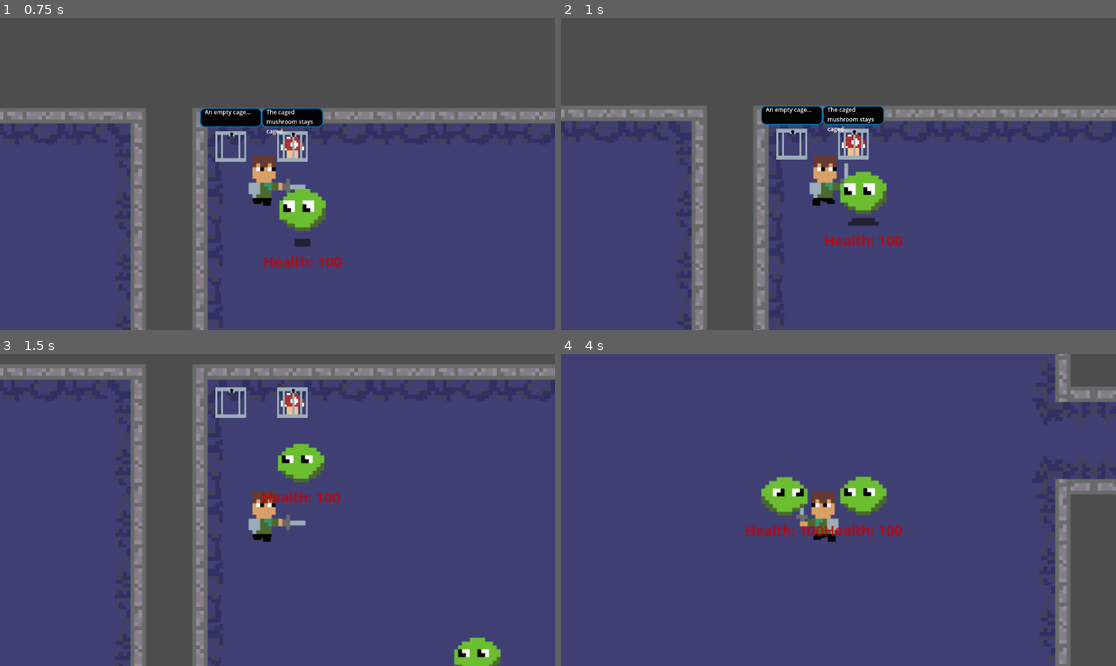
Above: before the commit, frames 1-4 (two rows, left to right).
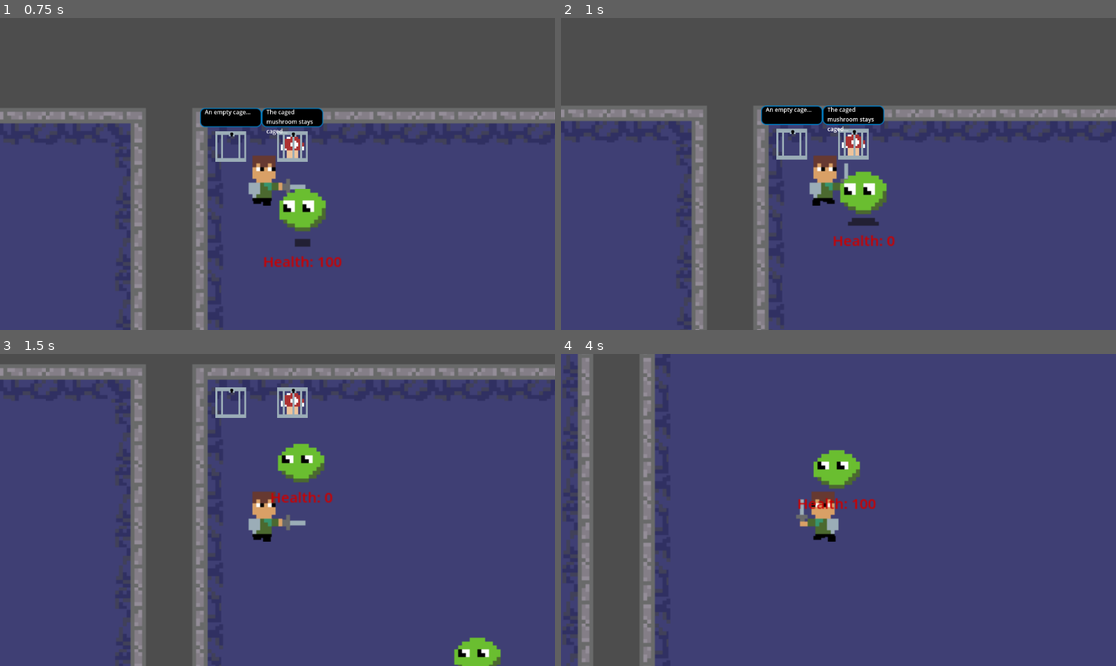
Above: after the commit, the same moments.

Repository: beml201/dungeon_game1
Game: Godot game, scene res://scenes/main.tscn
The game is run twice, just before and just after one commit, with the same random seed, the same clock (stepped at 60 frames per second) and the same inputs.
Inputs (mouse positions are in pixels of both pictures, inside the frame that each line leads up to):
- Up to frame 1 (0.75 s): move the mouse to (399, 158) at 0.52 s; hold D (right) from 0.53 s (still down); click (399, 158) at 0.6 s
- Up to frame 2 (1 s): keep holding D (right)
- Up to frame 3 (1.5 s): move the mouse to (166, 525) at 1.27 s; release D (right) at 1.28 s; hold S (down) from 1.28 s (still down); click (166, 525) at 1.35 s
- Up to frame 4 (4 s): move the mouse to (894, 441) at 2.02 s; release S (down) at 2.03 s; hold D (right) 2.03-2.78 s; click (894, 441) at 2.1 s; move the mouse to (810, 572) at 2.77 s; hold W (up) 2.78-3.53 s; click (810, 572) at 2.85 s; move the mouse to (1005, 556) at 3.52 s; hold A (left) from 3.53 s (still down); click (1005, 556) at 3.6 s

Frame 1 is identical in both runs. In frame 2, 0.3% of the frame differs, in the area x 47-62%, y 69-74%; in frame 3, 0.3%; in frame 4, 27%, in the area x 0-100%, y 0-100%.

Commit message:
Added direction to player
player must be facing mob to kill

Diff:
--- a/scenes/mob_slime.tscn
+++ b/scenes/mob_slime.tscn
@@ -96,6 +96,7 @@
 theme_override_colors/font_color = Color(0.803922, 0, 0, 1)
 theme_override_font_sizes/font_size = 15
 text = "Health: 100"
+horizontal_alignment = 1
 
 [connection signal="body_entered" from="view" to="." method="_on_view_body_entered"]
 [connection signal="body_exited" from="view" to="." method="_on_view_body_exited"]
--- a/scripts/global.gd
+++ b/scripts/global.gd
@@ -9,6 +9,7 @@
 	"ur":Vector2i(2,0), "mr":Vector2i(2,1), "br":Vector2i(2,2)}
 
 #  Dynamic MetaData
+var player_direction = "right"
 var player_current_attack = false
 var player_can_attack = true
 var dungeons_finished := 0
--- a/scripts/mob_slime.gd
+++ b/scripts/mob_slime.gd
@@ -6,6 +6,7 @@
 var health = 100
 var in_range = false
 var player_attack_cooldown
+var mob_direction = "left"
 #var player_current_attack = false
 
 func _physics_process(delta):
@@ -13,11 +14,12 @@
 	deal_with_damage()
 	if player_chase:
 		velocity = player.global_position - global_position
-		if velocity[0]<0:
-			$Sprite2D.scale.x = 1
-		else:
-			$Sprite2D.scale.x = -1
+		$Sprite2D.flip_h = sign(velocity[0])==1
 		move_and_slide()
+		if velocity[0]>0:
+			mob_direction = "right"
+		elif velocity[0]<0:
+			mob_direction = "left"
 
 func get_input():
 	var input_direction = Input.get_vector("left", "right", "up", "down")
@@ -35,7 +37,7 @@
 		player_chase = false
 
 func _on_enemy_hitbox_body_entered(body):
-	if body.has_method("sword"):
+	if body.has_method("player"):
 		in_range = true
 
 func _on_enemy_hitbox_body_exited(body):
@@ -43,8 +45,8 @@
 		in_range = false
 
 func deal_with_damage():
-	if in_range and Global.player_current_attack == true:
-		health = health - 20
+	if in_range and Global.player_current_attack and Global.player_direction!=mob_direction:
+		health -= 20
 		player_attack_cooldown = false
 		$attack_cooldown.start()
 		#position += (global_position - player.global_position)
--- a/scripts/sam.gd
+++ b/scripts/sam.gd
@@ -36,6 +36,7 @@
 func get_input():
 	var input_direction = Input.get_vector("left", "right", "up", "down")
 	if input_direction[0] < 0:
+		Global.player_direction = "left"
 		$Sprite2D.flip_h = true
 		if is_big:
 			$Sprite2D.position.x = -30
@@ -44,6 +45,7 @@
 			$Sprite2D.position.x = -39
 			$Sprite2D/SwordHit/sword.position.x = -10
 	if input_direction[0] > 0:
+		Global.player_direction = "right"
 		$Sprite2D.flip_h = false
 		$Sprite2D.position.x = 0
 		if is_big:
